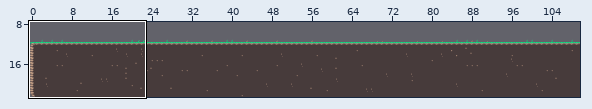
Two versions of a level (Tiled map, Nazdar.Shared/Content/Envs/2_village.tmx). The picture above shows the old version from afar; the outline marks the close-up.
Close-up. Before:
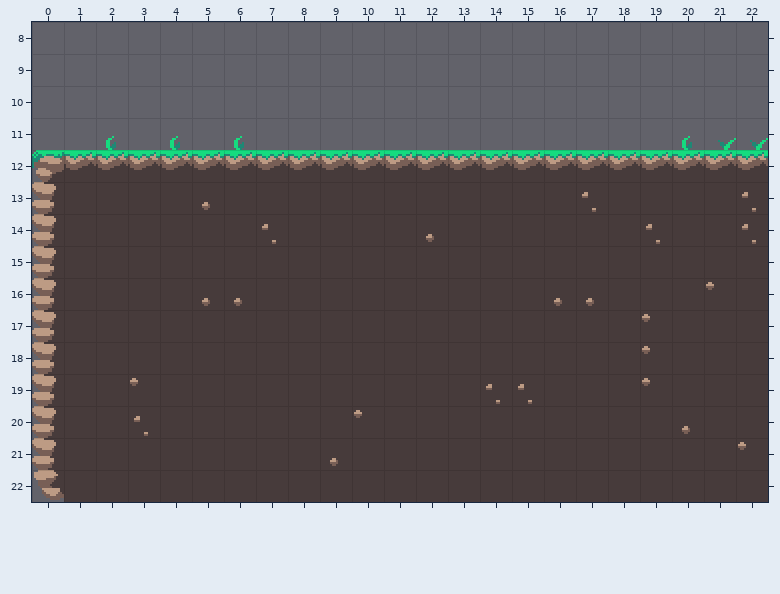
Cells are 16x16 px. Shown: x 0..22, y 8..22. The commit also changed other parts of the map, which this record leaves out.
The same view after the edit:
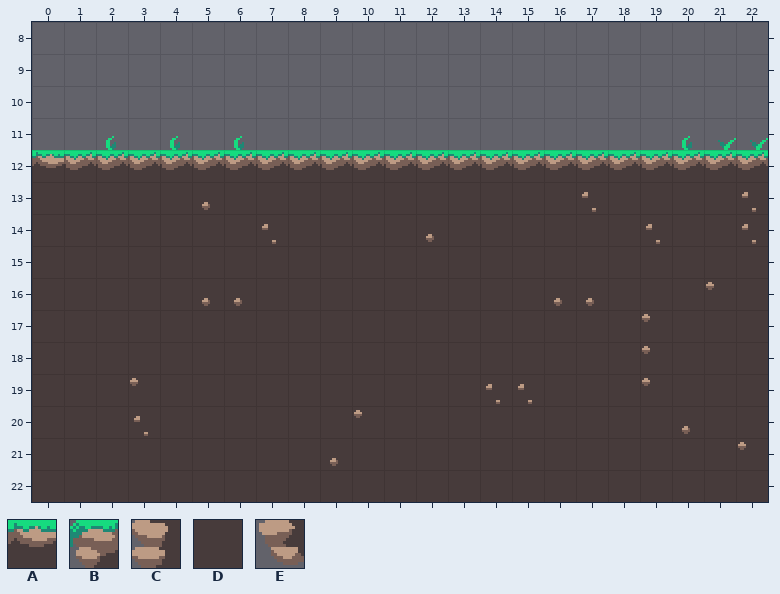
Key: from "tileset1": A 35, B 65, C 97, D 100, E 129.
_ is an empty cell.
Difference:
Layer "ground":
Tile B gives way to tile A in row 12 at x 0.
Tile C gives way to tile D in rows 13 to 21 at x 0.
Tile E gives way to tile D in row 22 at x 0.
Where, in picture pixels (left, top, right, bottom), the same in both close-ups:
changed: (32, 150, 64, 502)
